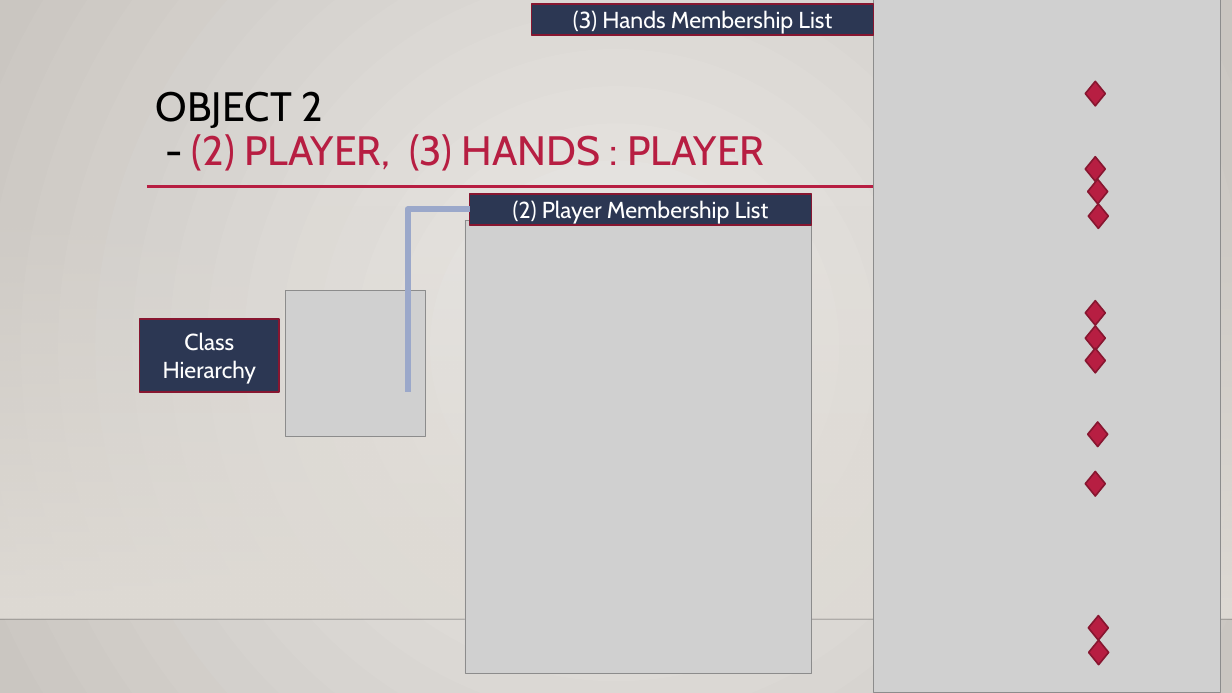
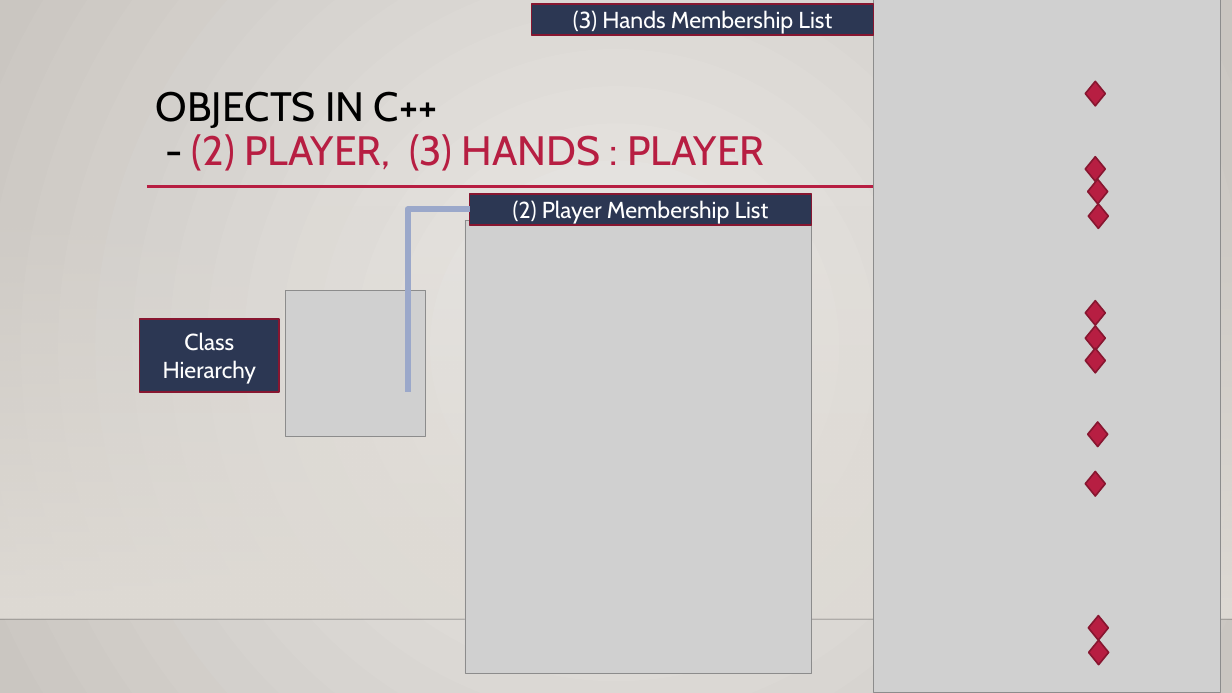
Before and after one commit to bl2746750/LeeByoungmo_CIS_17b_47697, a slide deck: slide 9 of Proj/Texas holdem.pptx. Drawn at 1232x693 pixels with LibreOffice and Linux fonts; fonts in the diff are those of the drawing; grey boxes stand for pictures; background and template pictures are left out. Boxes give left, top, right and bottom in pixels: in the first picture for what was removed or moved away, otherwise in the second. Text is boxed around its words. In the diff, an @@ line names an element or a change of style, - is before the commit and + after.

```diff
--- a/Proj/Texas holdem.pptx
+++ b/Proj/Texas holdem.pptx
@@ title at bbox=[156, 91, 765, 171]: text changed @@
-OBJECT 2
-- (2) PLAYER, (3) HANDS : PLAYER
+OBJECTS IN C++
+- (2) PLAYER, (3) HANDS : PLAYER
```
Also in this commit, not shown: 7 other slides changed, 3 other files.
